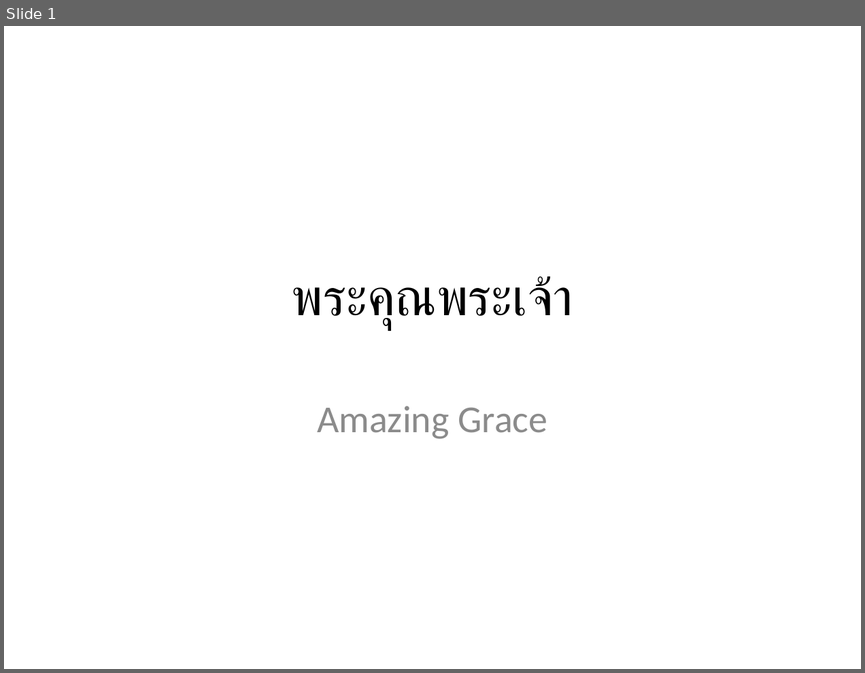
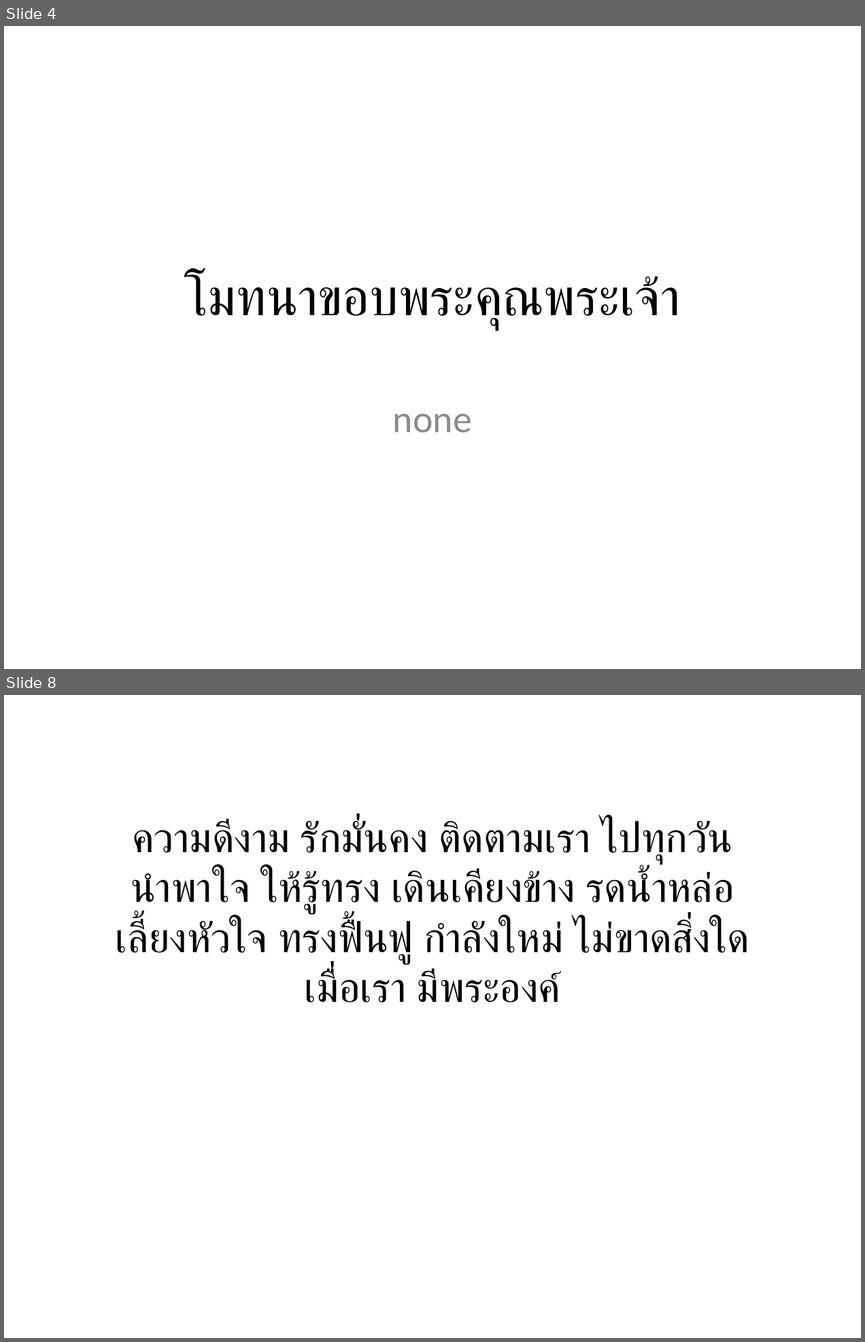
Before and after one commit to mightmay/songpptcreator, a slide deck: finishedppt/WorshipSongs.pptx. Shown one above the other, each under a label of ours: slide 1 before the commit, slides 4 and 8 after it; the slides between them are not shown. The pictures are 865x673 and 865x1342 pixels, drawn with LibreOffice and Linux fonts; fonts in the diff are those of the drawing. Boxes give left, top, right and bottom in pixels: in the first picture for what was removed or moved away, otherwise in the second. Text is boxed around its words. In the diff, an @@ line names an element or a change of style, - is before the commit and + after.

```diff
--- a/finishedppt/WorshipSongs.pptx
+++ b/finishedppt/WorshipSongs.pptx
@@ slide 8 added at <box>4,695,861,1338</box>, background #FFFFFF @@
@@ text added at <box>116,819,749,1002</box>, 35 pt, text #000000 @@
+ความดีงาม รักมั่นคง ติดตามเรา ไปทุกวัน นำพาใจ ให้รู้ทรง เดินเคียงข้าง รดน้ำหล่อ เลี้ยงหัวใจ ทรงฟื้นฟู กำลังใหม่ ไม่ขาดสิ่งใด เมื่อเรา มีพระองค์
@@ what was slide 1 is now slide 4 @@
@@ slide 4 changed as well @@
@@ title at <box>184,274,680,329</box>: text changed @@
-พระคุณพระเจ้า
+โมทนาขอบพระคุณพระเจ้า
@@ subtitle at <box>393,414,472,433</box>: text changed @@
-Amazing Grace
+none
```
Also in this commit, not shown: 14 other slides added, 12 slides removed, 4 other files.
